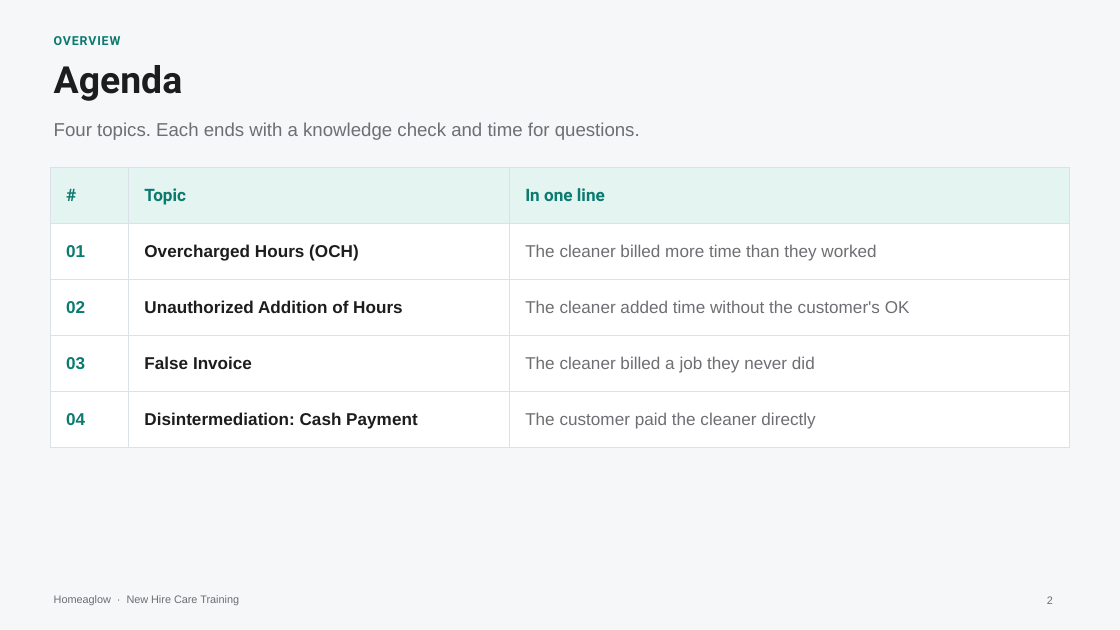
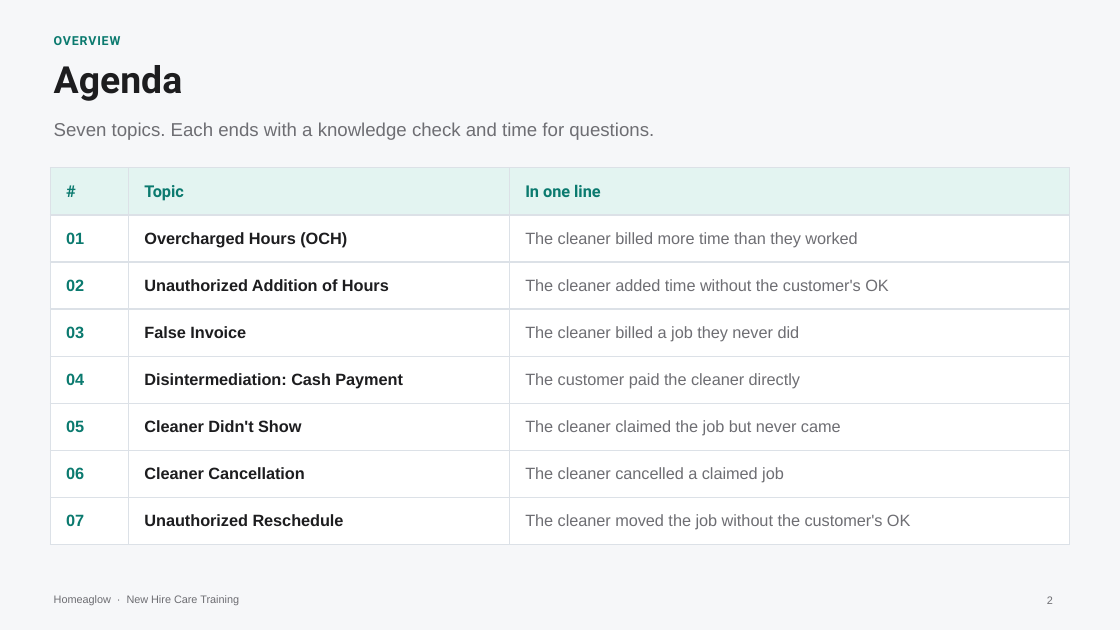
Before and after one commit to anjulimichelle/training, a slide deck: slide 2 of billing-disputes/billing-disputes-cash-payments.pptx. Drawn at 1120x630 pixels with LibreOffice and Linux fonts; fonts in the diff are those of the drawing. Boxes give left, top, right and bottom in pixels: in the first picture for what was removed or moved away, otherwise in the second. Text is boxed around its words. In the diff, an @@ line names an element or a change of style, - is before the commit and + after.

```diff
--- a/billing-disputes/billing-disputes-cash-payments.pptx
+++ b/billing-disputes/billing-disputes-cash-payments.pptx
@@ text at bbox=[54, 122, 654, 140]: text changed @@
-Four topics. Each ends with a knowledge check and time for questions.
+Seven topics. Each ends with a knowledge check and time for questions.
@@ table at bbox=[50, 168, 1070, 533] @@
+row 6: 05 | Cleaner Didn't Show | The cleaner claimed the job but never came
+row 7: 06 | Cleaner Cancellation | The cleaner cancelled a claimed job
+row 8: 07 | Unauthorized Reschedule | The cleaner moved the job without the customer's OK
```
Also in this commit, not shown: 5 other slides changed, 22 slides added, 4 other files.
